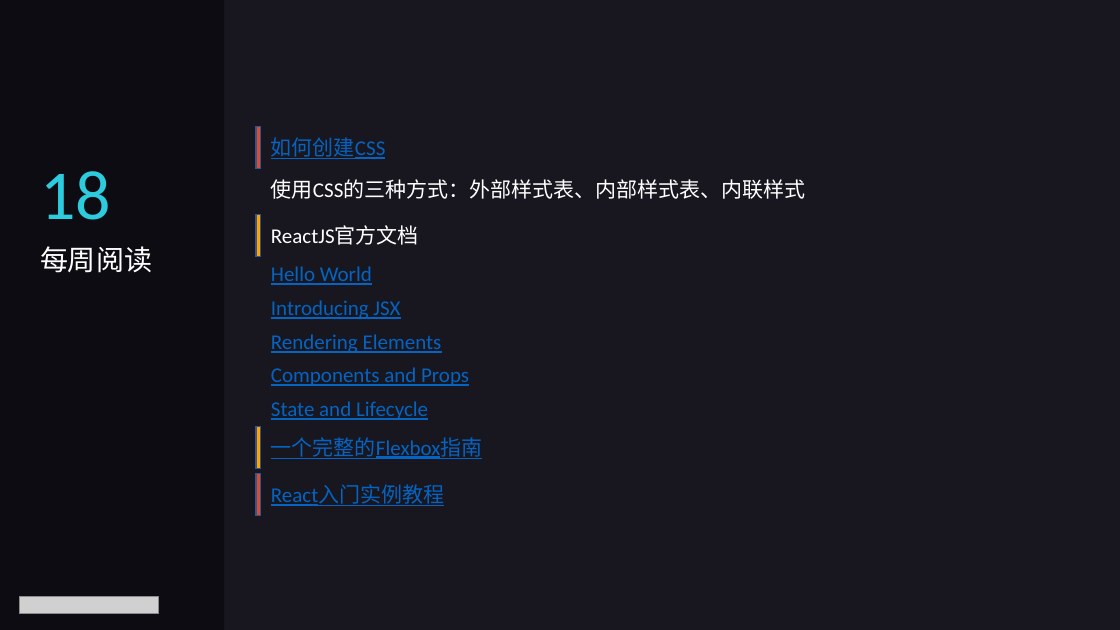
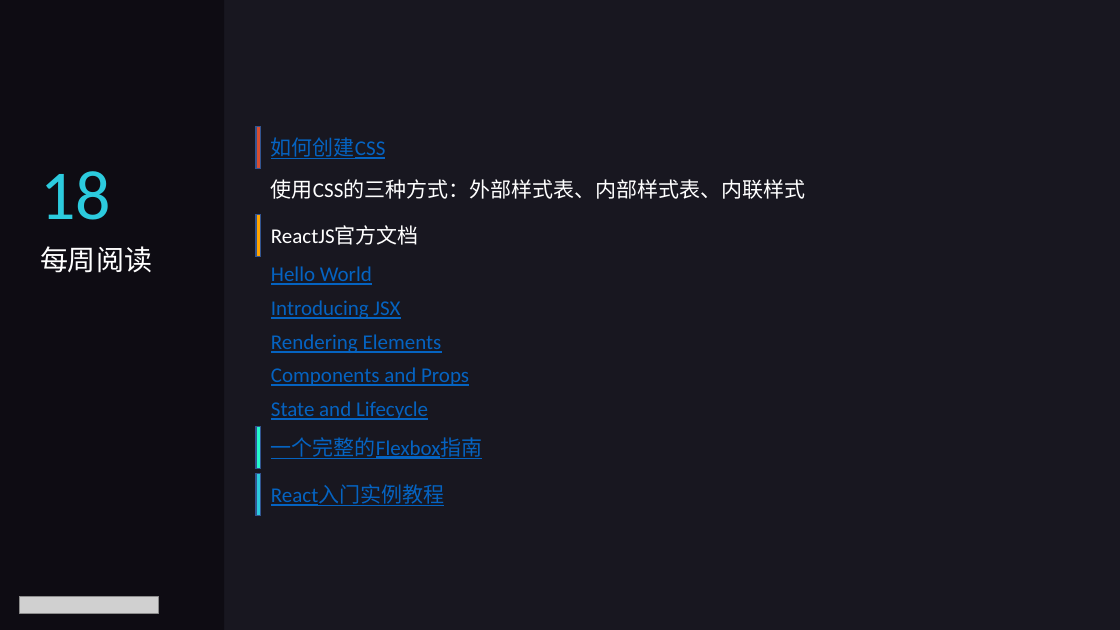
Before and after one commit to luqiuyuan/reactjs_course, a slide deck: slide 31 of lectures/lecture01.pptx. Drawn at 1120x630 pixels with LibreOffice and Linux fonts; fonts in the diff are those of the drawing; grey boxes stand for pictures. Boxes give left, top, right and bottom in pixels: in the first picture for what was removed or moved away, otherwise in the second. Text is boxed around its words. In the diff, an @@ line names an element or a change of style, - is before the commit and + after.

```diff
--- a/lectures/lecture01.pptx
+++ b/lectures/lecture01.pptx
@@ rectangle at box(256, 426, 260, 468): fill #FFA400 to #24F9CB @@
@@ rectangle at box(256, 474, 260, 516): fill #D64E31 to #2CCBDE @@
```
Also in this commit, not shown: 4 other slides changed, 1 slide added.
